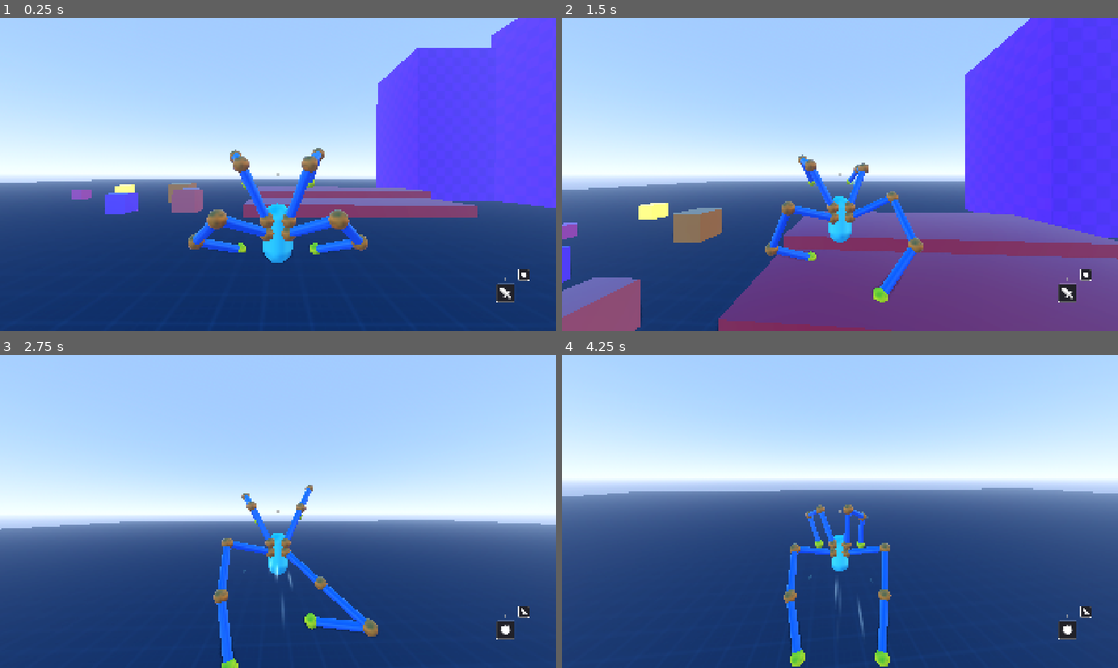
Above: before the commit, frames 1-4 (two rows, left to right).
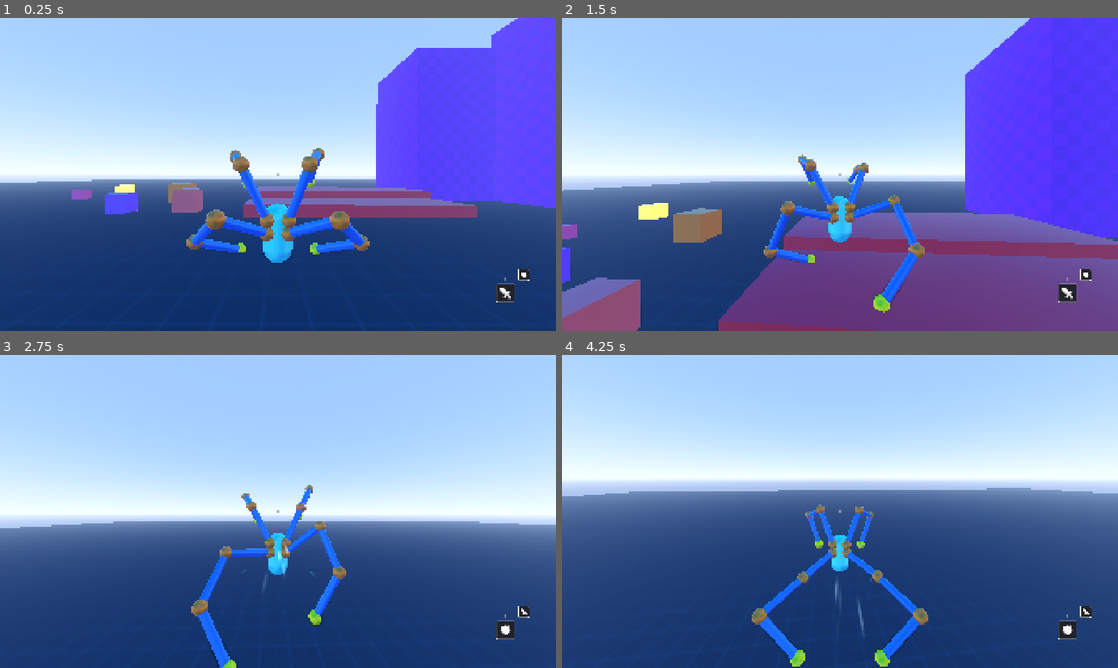
Above: after the commit, the same moments.

Repository: lliamsymonds04/doc-oc
Game: Godot game, scene res://main.tscn
Two runs of this game, one before a commit and one after it. Both use one fixed random seed, a clock stepped at 60 frames per second and the inputs below.
Inputs (mouse positions are in pixels of both pictures, inside the frame that each line leads up to):
- Up to frame 1 (0.25 s): no input
- Up to frame 2 (1.5 s): move the mouse to (867, 174) at 0.52 s; hold W (forward) from 0.53 s (still down); tap Space (jump) at 0.6, 0.77, 1.07 s; move the mouse to (812, 174) at 1.27 s; click (812, 174) at 1.35 s
- Up to frame 3 (2.75 s): keep holding W (forward); tap Space (jump) at 1.52, 1.55, 1.82, 2.3 s; move the mouse to (289, 505) at 2.02 s; hold R (mode-switch) from 2.03 s (still down)
- Up to frame 4 (4.25 s): keep holding W (forward); move the mouse to (834, 517) at 2.77 s; release R (mode-switch) at 2.78 s; right-click (834, 517) at 2.85 s; tap Space (jump) at 3.02, 3.05, 3.32, 3.77, 3.8, 4.07 s; move the mouse to (878, 514) at 3.52 s; hold Shift (sprint) from 3.53 s (still down)

The runs differ from the first frame. In frame 1, 0.3% of the frame differs, in the area x 33-67%, y 42-75%; in frame 2, 1.7%; in frame 3, 3.4%, in the area x 0-98%, y 41-100%; in frame 4, 3.0%.

Commit message:
fix: stop the IK swinging when a limb is folded
Reorder the solver's constraint passes so the returned pose is a projection,
soften the joint-limit clamp, and rebuild the chain when a floor push detached
it. Punches skip the floor plane, which is meaningless for a mid-air target.
Adds folded-chain stability tests.

Baseline at the plant distance: 0 jumps >0.1, tip error 0.000.
Known: with the floor off the solve does not converge at 2.6 (tip error 3.3),
so the floor is still load-bearing rather than just geometry.

Diff:
--- a/systems/inverse_kinematics/basic_arm.gd
+++ b/systems/inverse_kinematics/basic_arm.gd
@@ -63,6 +63,7 @@
 	var arc_axis: Vector3 = Vector3.UP
 	var ease_curve: float = 1.0  # Godot's ease(): 1.0 = linear
 	var floor_normal: Variant = null  # null = don't touch solver.floor_normal
+	var apply_floor: bool = true  # false for moves that target a point in mid-air
 	var detect_hits: bool = false
 	var cast_mask: int = -1  # -1 = use the arm's default cast_mask
 
@@ -195,6 +196,9 @@
 	profile.ease_curve = punch_ease_curve
 	profile.detect_hits = true
 	profile.cast_mask = p_cast_mask
+	# the solver's floor plane passes through the target, which for a punch is a
+	# contact point in mid-air, not the ground: it would push the joints apart
+	profile.apply_floor = false
 
 	begin_move(to, profile)
 
@@ -241,7 +245,11 @@
 func _process(_delta: float) -> void:
 	if solver == null or pole == null:
 		return
+	var state_floor := solver.should_apply_floor
+	if is_moving and _profile != null and not _profile.apply_floor:
+		solver.should_apply_floor = false
 	var solved := solver.solve(target, Vector3.ZERO, pole.position)
+	solver.should_apply_floor = state_floor
 	_update_visualizer(solved)
 
 
--- a/systems/inverse_kinematics/fabrik_solver.gd
+++ b/systems/inverse_kinematics/fabrik_solver.gd
@@ -1,5 +1,13 @@
 class_name FabrikSolver
 extends RefCounted
+
+# how far off anti-parallel bend/pole has to be before the side is re-chosen
+const ANTIPARALLEL_BAND: float = 0.35
+# fraction of a joint's lateral offset it must be past the axis to get mirrored
+const C_CURVE_DEAD_BAND: float = 0.02
+# fraction of a joint-limit overshoot removed per iteration; hard clamping every
+# iteration makes the chain orbit its limits instead of settling
+const CLAMP_SOFTNESS: float = 0.85
 
 var joints: PackedVector3Array
 var lengths: PackedFloat32Array
@@ -7,7 +15,7 @@
 var bend_hint := Vector3.ZERO
 var tolerance: float = 0.01
 var max_iterations: int = 10
-var min_joint_angle: float = 0.0
+var min_joint_angle: float = 0.0  # soft lower bound: see CLAMP_SOFTNESS
 
 ## Floor plane normal in the solver's local joint space.
 var floor_normal: Vector3 = Vector3.UP
@@ -55,10 +63,25 @@
 	else:
 		bend_vec = bend_vec.normalized()
 
-	var rot := Basis(axis, atan2(axis.dot(bend_vec.cross(pole_vec)), bend_vec.dot(pole_vec)))
+	# Shortest-arc alignment, except near anti-parallel where the cross product is
+	# numerical noise and the chain would snap to whichever side it lands on:
+	# take the full turn instead. Basis(axis, PI) is the same rotation as
+	# Basis(axis, -PI), so the side it ends up on is not a choice being made here.
+	var angle := atan2(axis.dot(bend_vec.cross(pole_vec)), bend_vec.dot(pole_vec))
+	if absf(angle) > PI - ANTIPARALLEL_BAND:
+		angle = PI
+
+	var rot := Basis(axis, angle)
 	for i in range(1, joints.size()):
 		joints[i] = root + rot * (joints[i] - root)
-	bend_hint = pole_vec
+	bend_hint = rot * bend_vec
+
+
+func _max_segment_error() -> float:
+	var worst := 0.0
+	for i in range(joints.size() - 1):
+		worst = maxf(worst, absf(joints[i + 1].distance_to(joints[i]) - lengths[i]))
+	return worst
 
 
 ## Nudges interior joints off the root-target line toward the pole.
@@ -110,11 +133,15 @@
 		var offset: Vector3 = joints[i] - root
 		var along := axis * offset.dot(axis)
 		var lat := offset - along
-		if lat.dot(pole_lat) < 0.0:
+		# Dead band: a joint sitting on the axis has no side, and mirroring it
+		# every iteration chatters against the floor and hinge clamps.
+		if lat.dot(pole_lat) < -C_CURVE_DEAD_BAND * lat.length():
 			joints[i] = root + along - lat
 
 
-## Clamp outgoing bone at interior joint `i` to signed curl in [-max_dev, 0].
+## Clamp outgoing bone at interior joint `i` toward a signed curl in
+## [-max_dev, 0]. Soft: each call removes CLAMP_SOFTNESS of the overshoot, so a
+## joint can sit up to (1 - CLAMP_SOFTNESS) of it past the limit.
 func _clamp_outgoing(i: int, global_hinge: Vector3, max_dev: float) -> void:
 	if global_hinge.length_squared() < 0.0001:
 		return
@@ -141,7 +168,7 @@
 		child = child.normalized()
 
 	var signed := atan2(hinge_axis.dot(out_dir.cross(child)), out_dir.dot(child))
-	signed = clampf(signed, -max_dev, 0.0)
+	signed = lerpf(signed, clampf(signed, -max_dev, 0.0), CLAMP_SOFTNESS)
 	joints[i + 1] = joints[i] + (Basis(hinge_axis, signed) * out_dir).normalized() * lengths[i]
 
 
@@ -180,6 +207,7 @@
 
 func solve(target: Vector3, root: Vector3, pole: Vector3) -> PackedVector3Array:
 	if root.distance_to(target) > total_length:
+		joints[0] = root
 		for i in range(joints.size() - 1):
 			joints[i + 1] = _stretch(joints[i], target, lengths[i])
 		return joints
@@ -190,31 +218,21 @@
 	if use_pole_constraints:
 		apply_pole(target, root, pole)
 
+	if use_pole_constraints:
+		apply_pole(target, root, pole)
+
 	for _iter in range(max_iterations):
 		var global_hinge := _global_hinge(root, target, pole) if has_hinges else Vector3.ZERO
 
-		# Backward: tip → root
-		joints[joints.size() - 1] = target
-		for i in range(joints.size() - 2, -1, -1):
-			joints[i] = _stretch(joints[i + 1], joints[i], lengths[i])
-			if has_hinges and i + 1 >= 1 and i + 1 <= joints.size() - 2:
-				_clamp_incoming(i + 1, global_hinge, max_dev)
-
-		# Forward: root → tip
-		joints[0] = root
-		for i in range(joints.size() - 1):
-			joints[i + 1] = _stretch(joints[i], joints[i + 1], lengths[i])
-			if has_hinges and i >= 1 and i <= joints.size() - 2:
-				_clamp_outgoing(i, global_hinge, max_dev)
-
-		if should_apply_floor:
-			_apply_floor(target)
-
+		# Realign every iteration, not just once: without it the chain twists away
+		# from the pole across a long reach and swings to the wrong side.
 		if use_pole_constraints:
 			apply_pole(target, root, pole)
 
 		if has_hinges:
-			# Guarantee C-curve after pole align (catches any residual S-bend).
+			# Guarantee C-curve before the projections, never after: mirroring or
+			# clamping on the way out leaves the tip off-target, so the next frame
+			# starts from a pose that is not a solution and the chain swings.
 			_enforce_c_curve(root, target, pole)
 			joints[0] = root
 			for i in range(joints.size() - 1):
@@ -223,8 +241,37 @@
 			for i in range(1, joints.size() - 1):
 				_clamp_outgoing(i, global_hinge, max_dev)
 
+		# Backward: tip → root
+		joints[joints.size() - 1] = target
+		for i in range(joints.size() - 2, -1, -1):
+			joints[i] = _stretch(joints[i + 1], joints[i], lengths[i])
+			if has_hinges and i + 1 >= 1 and i + 1 <= joints.size() - 2:
+				_clamp_incoming(i + 1, global_hinge, max_dev)
+
+		# Forward: root → tip
+		joints[0] = root
+		for i in range(joints.size() - 1):
+			joints[i + 1] = _stretch(joints[i], joints[i + 1], lengths[i])
+			if has_hinges and i >= 1 and i <= joints.size() - 2:
+				_clamp_outgoing(i, global_hinge, max_dev)
+
+		if should_apply_floor:
+			_apply_floor(target)
+
 		if joints[joints.size() - 1].distance_to(target) < tolerance:
 			break
+
+	# A floor correction on the final iteration detaches the chain. Re-run pure
+	# FABRIK (root and tip pinned) so the returned pose is a valid limb again;
+	# re-projecting from one end alone would drag the root off the mount.
+	if _max_segment_error() > 0.05:
+		for _restore in range(4):
+			joints[joints.size() - 1] = target
+			for i in range(joints.size() - 2, -1, -1):
+				joints[i] = _stretch(joints[i + 1], joints[i], lengths[i])
+			joints[0] = root
+			for i in range(joints.size() - 1):
+				joints[i + 1] = _stretch(joints[i], joints[i + 1], lengths[i])
 
 	return joints
 
--- a/tests/test_math.gd
+++ b/tests/test_math.gd
@@ -15,6 +15,7 @@
 	_test_wall_basis()
 	_test_fabrik_reach()
 	_test_fabrik_stretch()
+	_test_fabrik_stability()
 	_test_ballistic_direction()
 	_test_ballistic_degenerate()
 	_test_aim_point_from_hit()
@@ -59,6 +60,75 @@
 		"FABRIK caps an out-of-reach target at extension"
 	)
 	_check_lengths(solved, "FABRIK preserves segment lengths (stretch)")
+
+
+## A folded chain (target well inside its reach) with joint limits, a pole and a
+## floor is over-constrained: the solver used to leave the pose mid-constraint,
+## so the next frame started somewhere else and the arm swung around.
+func _test_fabrik_stability() -> void:
+	var solver := FabrikSolver.new(
+		PackedVector3Array([Vector3.ZERO, Vector3(0, -2, 0), Vector3(0, -4, 0), Vector3(0, -6, 0)])
+	)
+	solver.min_joint_angle = 20.0
+	solver.floor_margin = 0.6
+	solver.hinge_axes.append(Vector3.RIGHT)
+	solver.hinge_axes.append(Vector3.RIGHT)
+
+	var pole := Vector3(0.9, -0.8995, 0.2) * 3.0
+	var rng := RandomNumberGenerator.new()
+	rng.seed = 12345
+	var target := Vector3(0, -2.4, 0.3)
+	var worst_jump := 0.0
+	var worst_error := 0.0
+	# floor_margin and min_joint_angle are soft here: the floor is a push that the
+	# tip projections partly undo, and the curl clamp removes 85% of an overshoot
+	# per iteration. These bounds are the measured slop, not the intended value.
+	var worst_floor_sag := 0.0
+	var worst_overbend := 0.0
+	var previous := PackedVector3Array()
+
+	for _frame in range(200):
+		# a planted anchor is world-static, so in arm space it barely drifts
+		target += (
+			Vector3(rng.randf_range(-1, 1), rng.randf_range(-1, 1), rng.randf_range(-1, 1)) * 0.02
+		)
+		target = target.limit_length(2.6)
+		var solved := solver.solve(target, Vector3.ZERO, pole)
+		worst_error = maxf(worst_error, solved[solved.size() - 1].distance_to(target))
+		for i in range(1, solved.size() - 1):
+			worst_floor_sag = maxf(
+				worst_floor_sag,
+				(
+					solver.floor_margin
+					- (solved[i].dot(solver.floor_normal) - target.dot(solver.floor_normal))
+				)
+			)
+			var incoming := (solved[i - 1] - solved[i]).normalized()
+			var outgoing := (solved[i + 1] - solved[i]).normalized()
+			worst_overbend = maxf(
+				worst_overbend, solver.min_joint_angle - rad_to_deg(incoming.angle_to(outgoing))
+			)
+		if previous.size() == solved.size():
+			for i in range(solved.size()):
+				worst_jump = maxf(worst_jump, previous[i].distance_to(solved[i]))
+		previous = solved.duplicate()
+
+	_check(worst_error < 0.05, "folded chain keeps its tip on target (%.3f)" % worst_error)
+	_check(worst_jump < 0.15, "folded chain does not flip between frames (%.3f)" % worst_jump)
+	_check(worst_floor_sag < 0.5, "folded chain stays off the floor (%.3f)" % worst_floor_sag)
+	_check(
+		worst_overbend < 5.0, "folded chain respects the joint limit (%.1f deg)" % worst_overbend
+	)
+
+	# Out of reach: the chain stretches straight, and the root stays pinned.
+	var root := Vector3(1.0, 2.0, 3.0)
+	var stretched := solver.solve(root + Vector3(0, -20, 0), root, pole)
+	_check_vec(stretched[0], root, "stretched chain stays pinned at its root")
+	_check_close(
+		stretched[stretched.size() - 1].distance_to(root),
+		solver.total_length,
+		"stretched chain reaches its full length"
+	)
 
 
 func _test_ballistic_direction() -> void:
